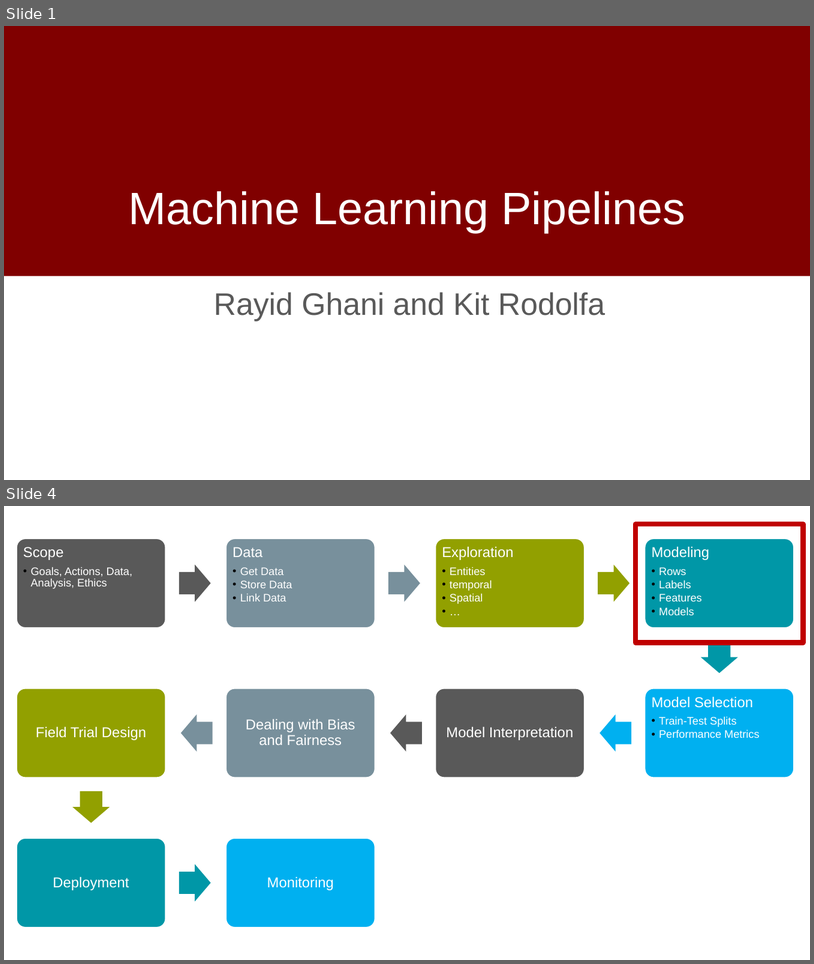
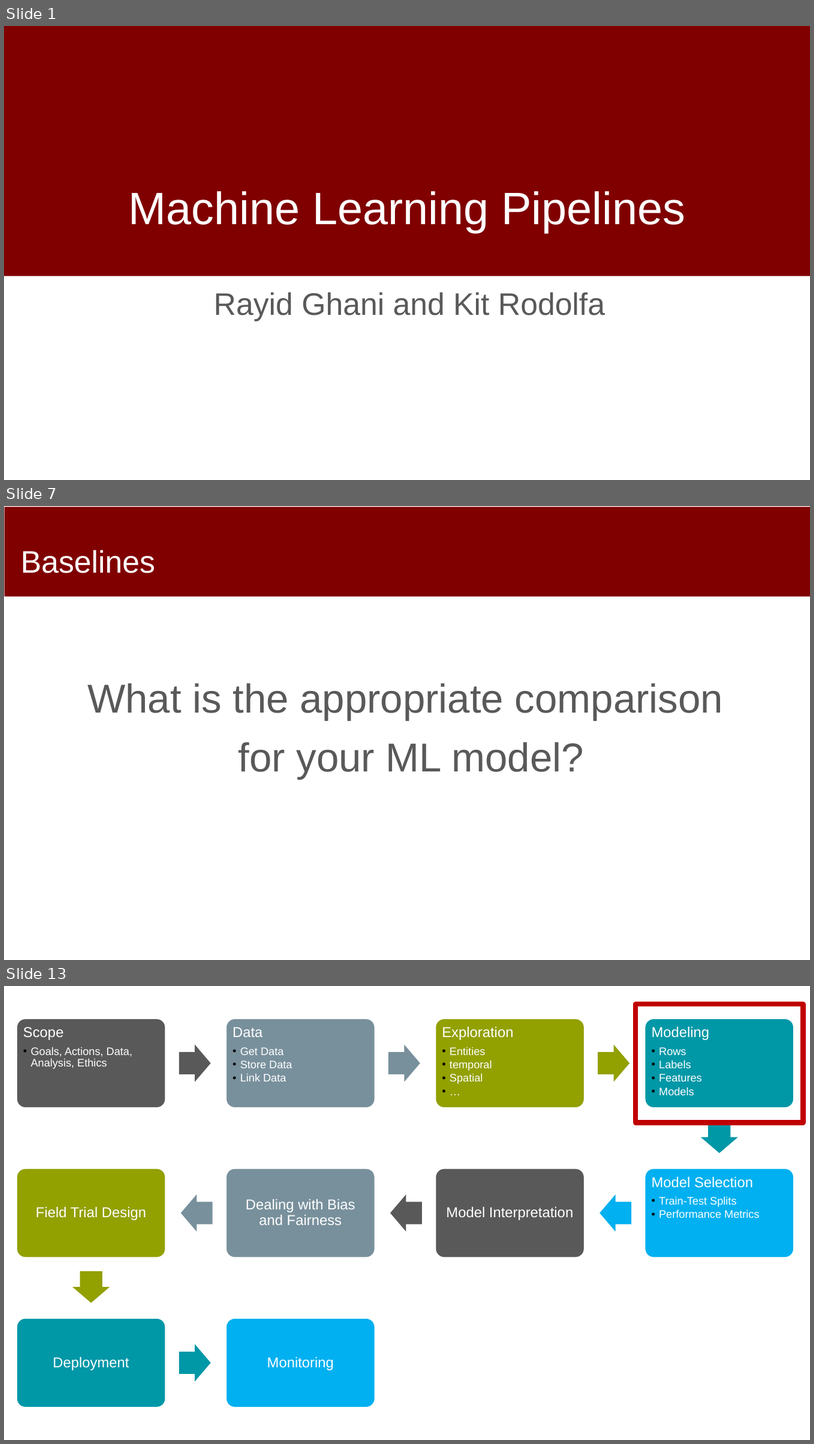
Before and after one commit to dssg/mlforpublicpolicylab, a slide deck: 04 - Machine Learning Pipelines/Machine-Learning-Pipelines.pptx. Shown one above the other, each under a label of ours: slides 1 and 4 before the commit, slides 1, 7 and 13 after it; the slides between them are not shown. The pictures are 814x964 and 814x1444 pixels, drawn with LibreOffice and Linux fonts; fonts in the diff are those of the drawing; background and template pictures are left out. Boxes give left, top, right and bottom in pixels: in the first picture for what was removed or moved away, otherwise in the second. Text is boxed around its words. In the diff, an @@ line names an element or a change of style, - is before the commit and + after.

```diff
--- a/04 - Machine Learning Pipelines/Machine-Learning-Pipelines.pptx
+++ b/04 - Machine Learning Pipelines/Machine-Learning-Pipelines.pptx
@@ slide 7 added at [4, 506, 810, 960], background #FFFFFF @@
@@ rectangle added at [5, 507, 810, 596], fill #800000 @@
@@ title added at [21, 550, 155, 573], 37 pt, text #FFFFFF @@
+Baselines
@@ text added at [87, 683, 723, 778], 48 pt, text #595959 @@
+What is the appropriate comparison
+for your ML model?
@@ what was slide 4 is now slide 13 @@
```
Also in this commit, not shown: 2 slides changed, 50 other slides added, 1 slide removed, 1 other file.
